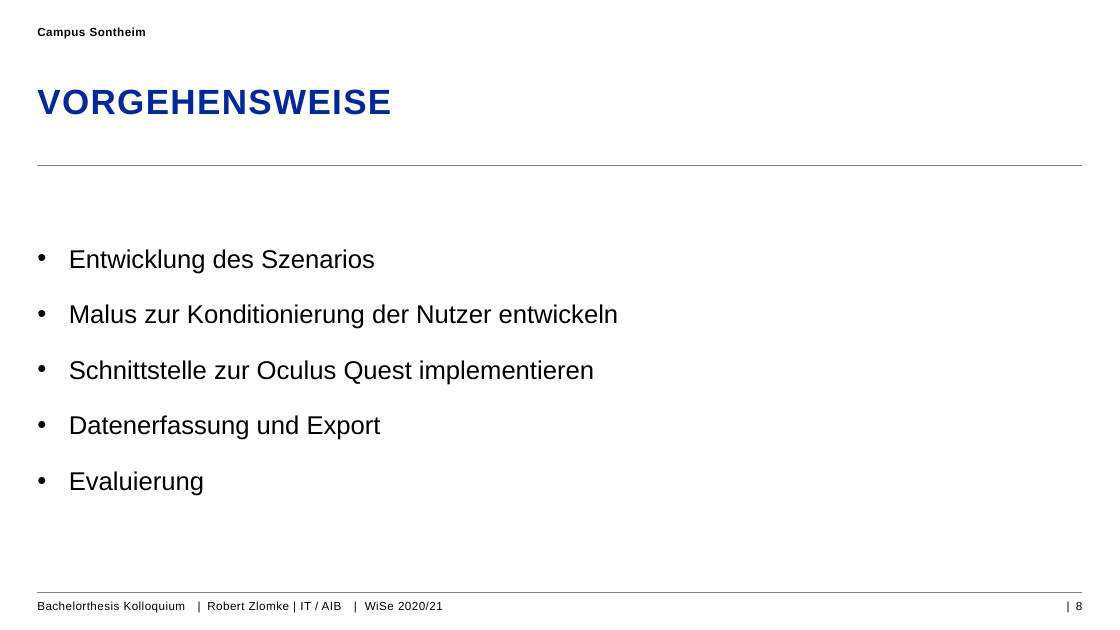
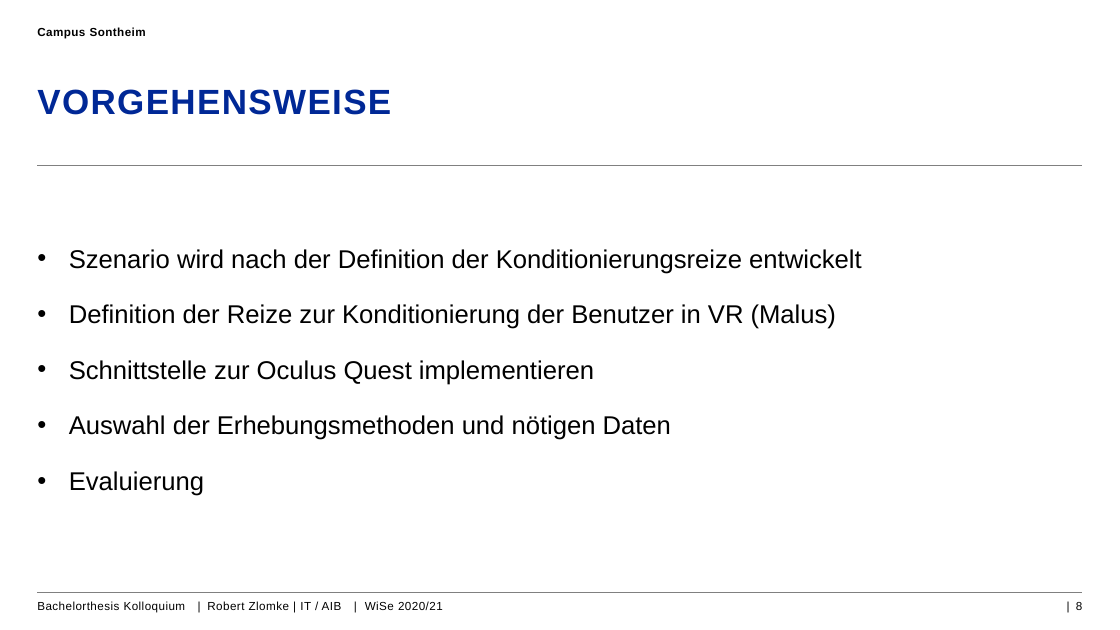
Before and after one commit to RobZlo/Studium, a slide deck: slide 8 of Kolloquium_Präsentation_RobertZlomle.pptx. Drawn at 1120x630 pixels with LibreOffice and Linux fonts; fonts in the diff are those of the drawing; background and template pictures are left out. Boxes give left, top, right and bottom in pixels: in the first picture for what was removed or moved away, otherwise in the second. Text is boxed around its words. In the diff, an @@ line names an element or a change of style, - is before the commit and + after.

Commit message:
Final Presentation

```diff
--- a/Kolloquium_Präsentation_RobertZlomle.pptx
+++ b/Kolloquium_Präsentation_RobertZlomle.pptx
@@ text at [69,249,861,329]: text changed @@
-• Entwicklung des Szenarios
-• Malus zur Konditionierung der Nutzer entwickeln
+• Szenario wird nach der Definition der Konditionierungsreize entwickelt
+• Definition der Reize zur Konditionierung der Benutzer in VR (Malus)
@@ text at [69,415,671,440]: text changed @@
-• Datenerfassung und Export
+• Auswahl der Erhebungsmethoden und nötigen Daten
```
Also in this commit, not shown: 4 other slides changed, 3 other files.
